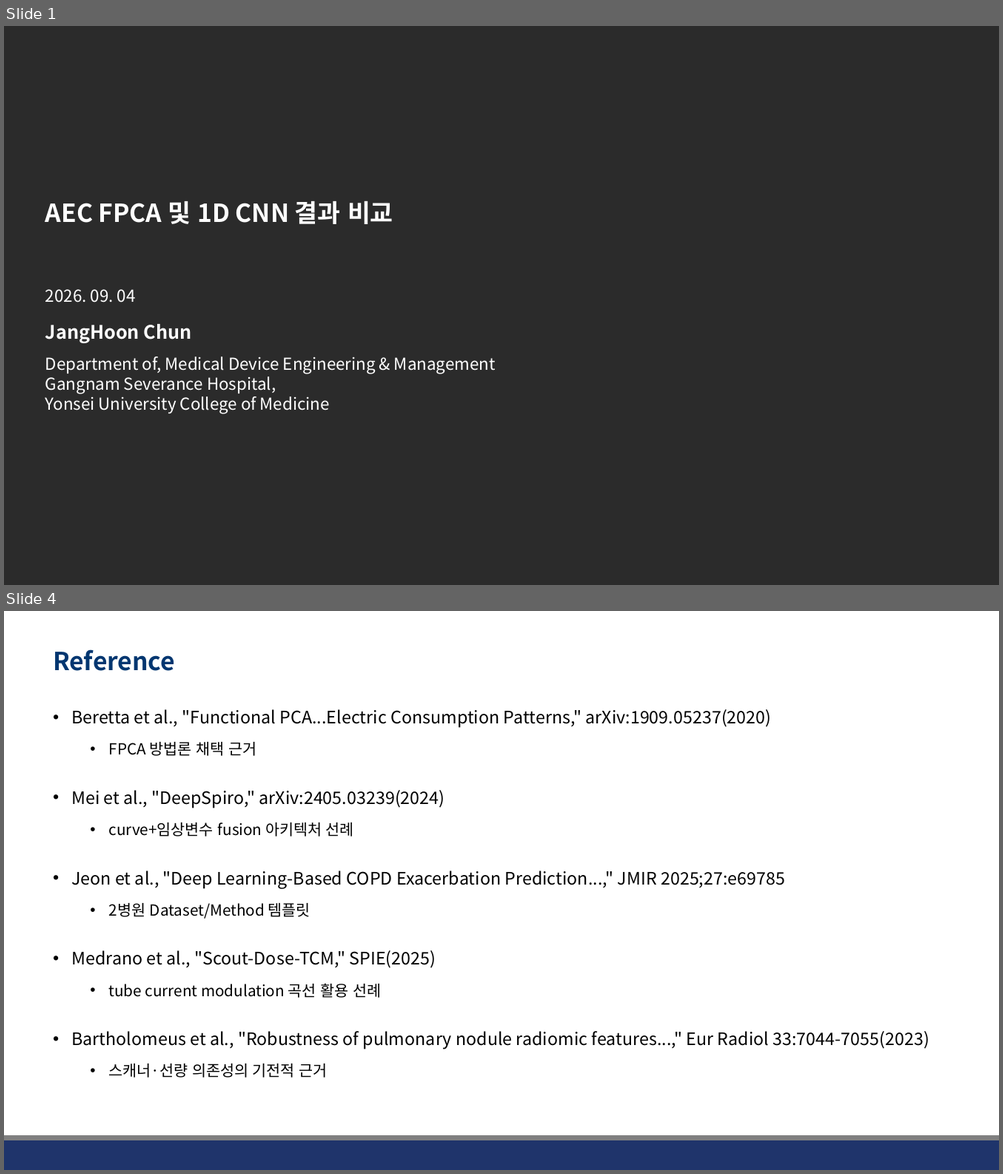
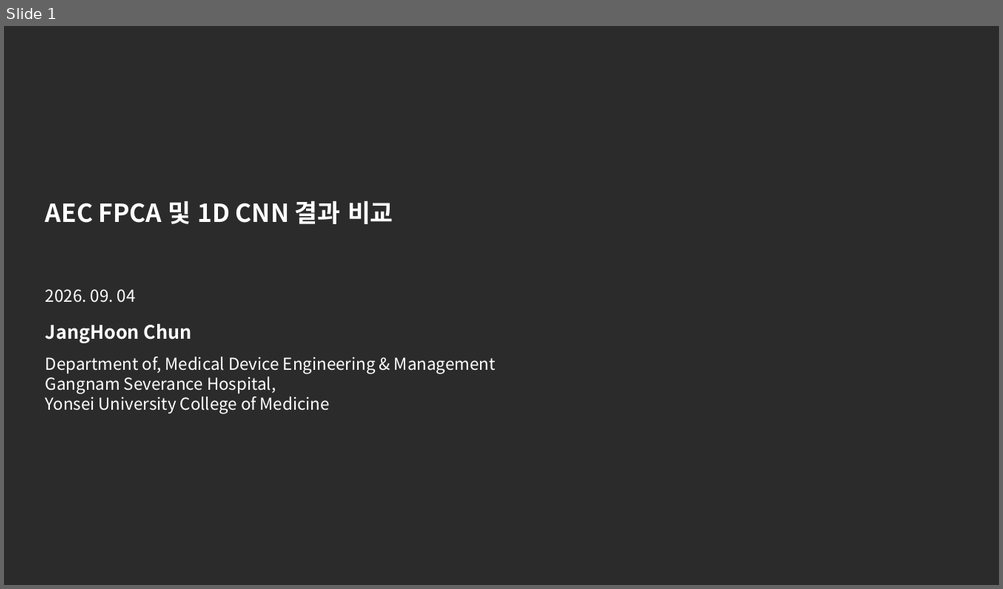
Before and after one commit to JHWannabe/Clinical_Study, a slide deck: docs/260904_AEC FPCA 및 1D CNN 결과 비교.pptx. Shown one above the other, each under a label of ours: slides 1 and 4 before the commit, slide 1 after it; the slides between them are not shown. The pictures are 1003x1174 and 1003x589 pixels, drawn with LibreOffice and Linux fonts; fonts in the diff are those of the drawing; background and template pictures are left out; a plain dark background stands for a picture behind light text. Boxes give left, top, right and bottom in pixels: in the first picture for what was removed or moved away, otherwise in the second. Text is boxed around its words. In the diff, an @@ line names an element or a change of style, - is before the commit and + after.

```diff
--- a/docs/260904_AEC FPCA 및 1D CNN 결과 비교.pptx
+++ b/docs/260904_AEC FPCA 및 1D CNN 결과 비교.pptx
@@ slide 4 removed at <box>4,611,999,1170</box>, background #FFFFFF @@
@@ title removed at <box>53,649,175,671</box> @@
-Reference
@@ text removed at <box>71,709,930,1078</box> @@
-• Beretta et al., "Functional PCA...Electric Consumption Patterns," arXiv:1909.05237(2020)
-  • FPCA 방법론 채택 근거
-• Mei et al., "DeepSpiro," arXiv:2405.03239(2024)
-  • curve+임상변수 fusion 아키텍처 선례
-• Jeon et al., "Deep Learning-Based COPD Exacerbation Prediction...," JMIR 2025;27:e69785
-  • 2병원 Dataset/Method 템플릿
-• Medrano et al., "Scout-Dose-TCM," SPIE(2025)
-  • tube current modulation 곡선 활용 선례
-• Bartholomeus et al., "Robustness of pulmonary nodule radiomic features...," Eur Radiol 33:7044-7055(2023)
-  • 스캐너·선량 의존성의 기전적 근거
@@ rectangle removed at <box>4,1141,999,1170</box> @@
@@ line removed from (4, 1139) to (999, 1139) @@
```
Also in this commit, not shown: 3 slides changed, 4 slides added, 12 other slides removed, 15 other files.
